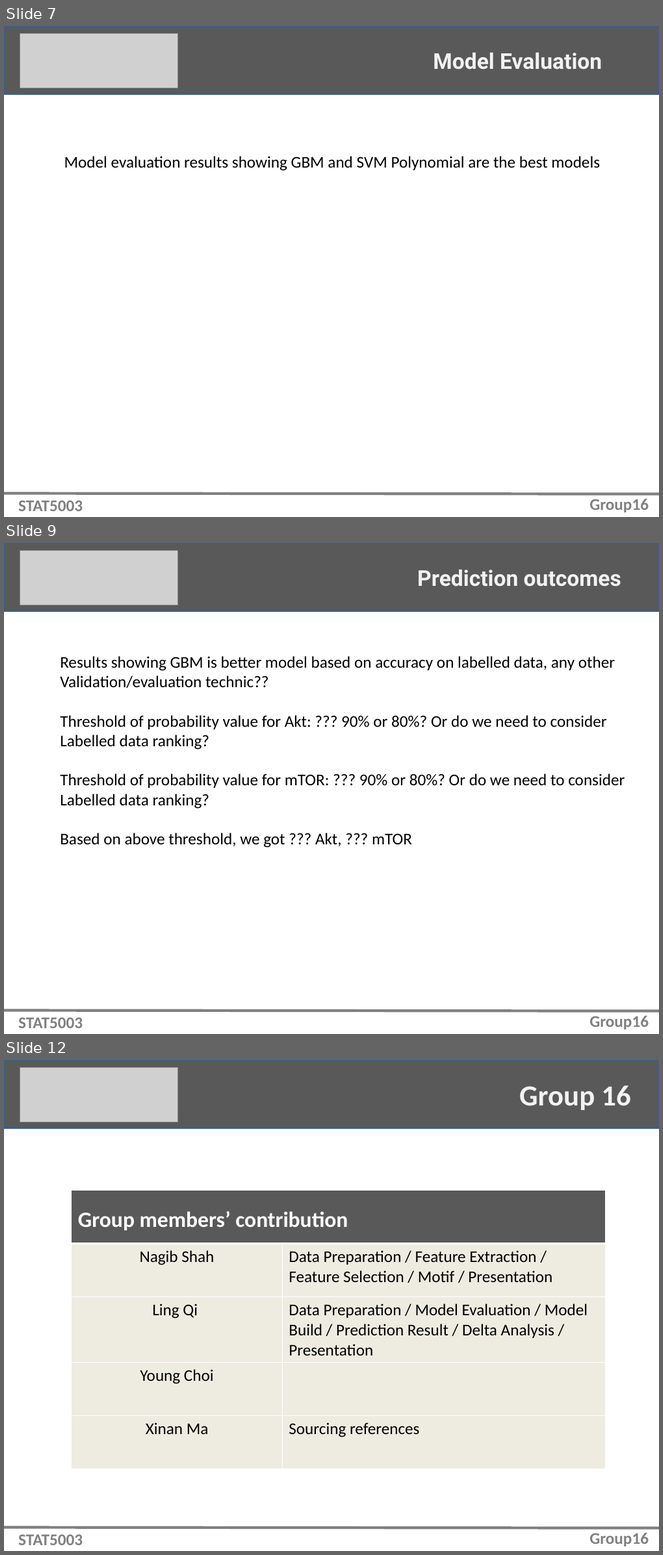
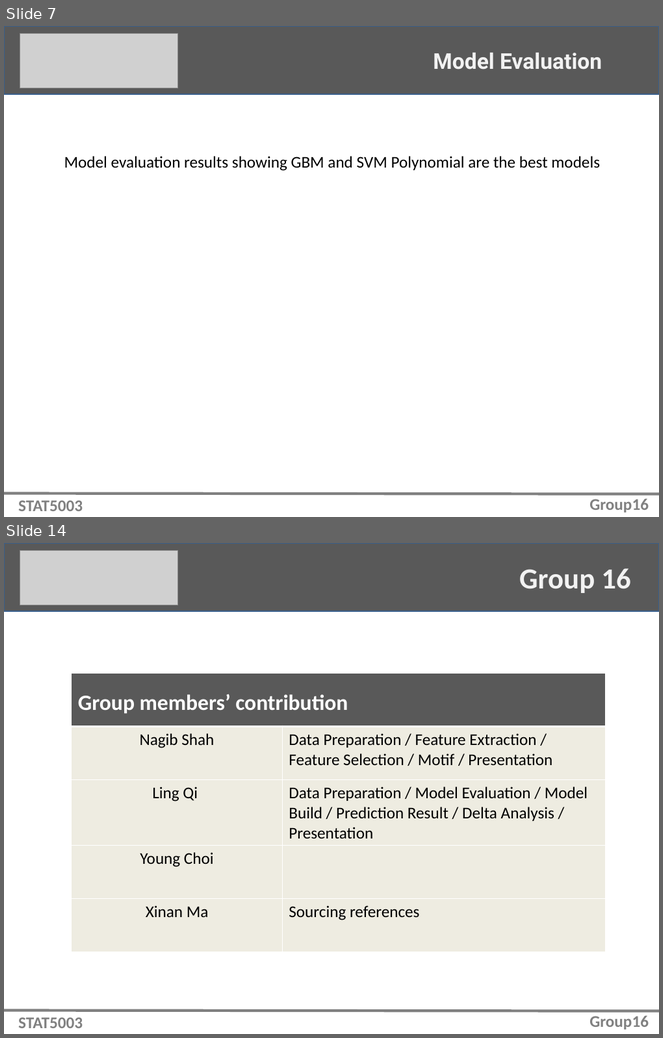
Before and after one commit to nagibshah/predicting-novel-kinase-substrates, a slide deck: Assignment2_Slides_LingVersion.pptx. Shown one above the other, each under a label of ours: slides 7, 9 and 12 before the commit, slides 7 and 14 after it; the slides between them are not shown. The pictures are 663x1555 and 663x1038 pixels, drawn with LibreOffice and Linux fonts; fonts in the diff are those of the drawing; grey boxes stand for pictures. Boxes give left, top, right and bottom in pixels: in the first picture for what was removed or moved away, otherwise in the second. Text is boxed around its words. In the diff, an @@ line names an element or a change of style, - is before the commit and + after.

Commit message:
Ling - slides 8-13

```diff
--- a/Assignment2_Slides_LingVersion.pptx
+++ b/Assignment2_Slides_LingVersion.pptx
@@ slide 9 removed at <box>4,543,659,1034</box>, background #FFFFFF @@
@@ rectangle removed at <box>4,543,659,611</box> @@
@@ picture removed at <box>20,551,178,605</box> @@
@@ text removed at <box>417,570,622,587</box> @@
-Prediction outcomes
@@ text removed at <box>60,656,625,848</box> @@
-Results showing GBM is better model based on accuracy on labelled data, any other
-Validation/evaluation technic??
-Threshold of probability value for Akt: ??? 90% or 80%? Or do we need to consider
-Labelled data ranking?
-Threshold of probability value for mTOR: ??? 90% or 80%? Or do we need to consider
-Labelled data ranking?
-Based on above threshold, we got ??? Akt, ??? mTOR
@@ line removed from (4, 1011) to (659, 1012) @@
@@ text removed at <box>18,1017,83,1029</box> @@
-STAT5003
@@ text removed at <box>590,1016,649,1030</box> @@
-Group16
@@ what was slide 12 is now slide 14 @@
```
Also in this commit, not shown: 1 slide changed, 5 slides added, 2 other slides removed.
